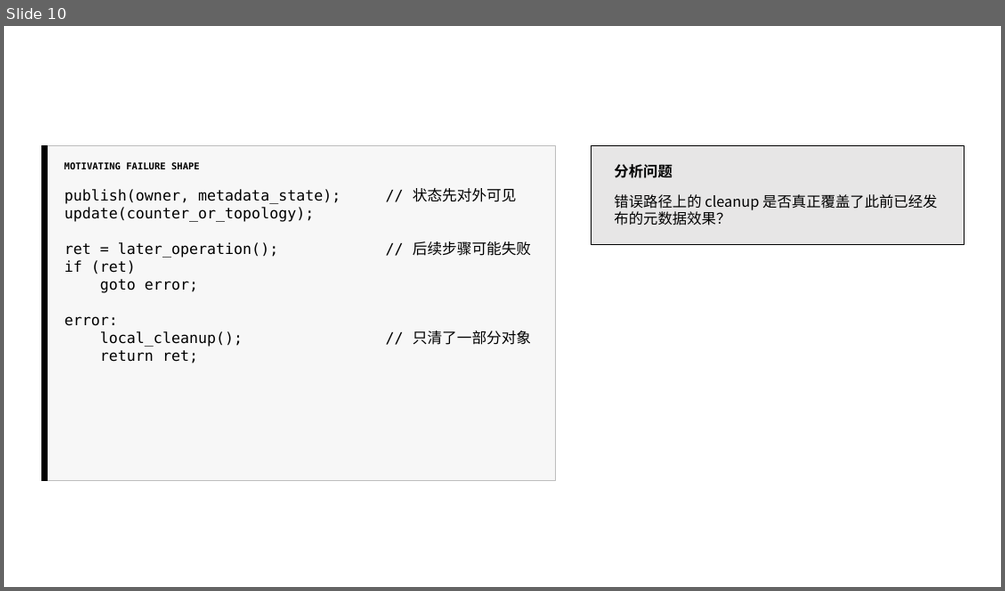
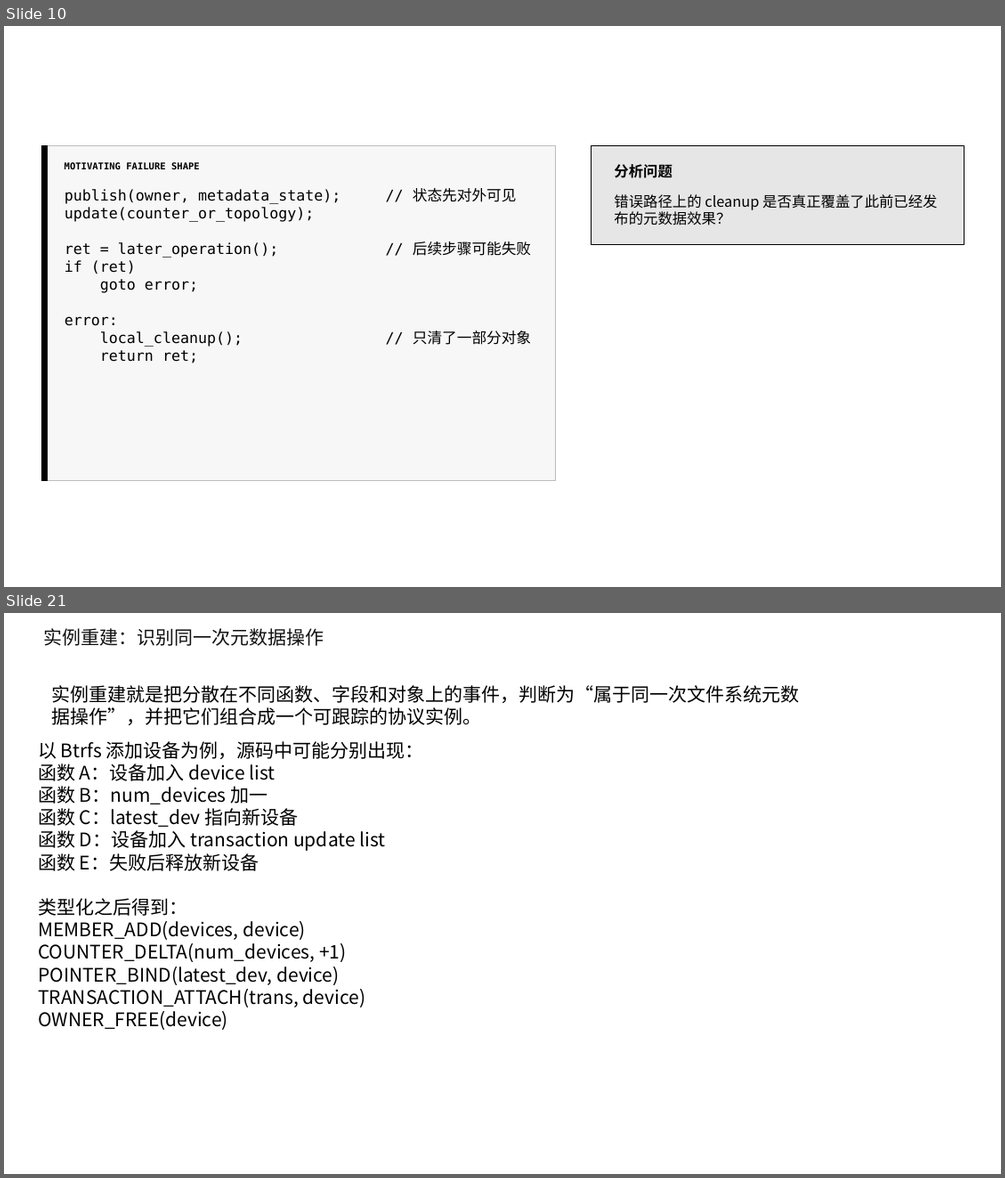
Before and after one commit to yghikun/SE_EOD, a slide deck: 元数据错误路径.pptx. Shown one above the other, each under a label of ours: slide 10 before the commit, slides 10 and 21 after it; the slides between them are not shown. The pictures are 1005x591 and 1005x1178 pixels, drawn with LibreOffice and Linux fonts; fonts in the diff are those of the drawing. Boxes give left, top, right and bottom in pixels: in the first picture for what was removed or moved away, otherwise in the second. Text is boxed around its words. In the diff, an @@ line names an element or a change of style, - is before the commit and + after.

```diff
--- a/元数据错误路径.pptx
+++ b/元数据错误路径.pptx
@@ slide 21 added at (x1=4, y1=613, x2=1001, y2=1174), background #FFFFFF @@
@@ text added at (x1=44, y1=628, x2=324, y2=646), 18 pt, text #111111 @@
+实例重建：识别同一次元数据操作
@@ text added at (x1=51, y1=685, x2=799, y2=725), 18 pt, text #000000 @@
+实例重建就是把分散在不同函数、字段和对象上的事件，判断为“属于同一次文件系统元数据操作”，并把它们组合成一个可跟踪的协议实例。
@@ text added at (x1=38, y1=741, x2=424, y2=1030), 18 pt, text #000000 @@
+以 Btrfs 添加设备为例，源码中可能分别出现：
+函数 A：设备加入 device list
+函数 B：num_devices 加一
+函数 C：latest_dev 指向新设备
+函数 D：设备加入 transaction update list
+函数 E：失败后释放新设备
+类型化之后得到：
+MEMBER_ADD(devices, device)
+COUNTER_DELTA(num_devices, +1)
+POINTER_BIND(latest_dev, device)
+TRANSACTION_ATTACH(trans, device)
+OWNER_FREE(device)
```
Also in this commit, not shown: 1 slide changed, 17 other slides added, 14 other files.
